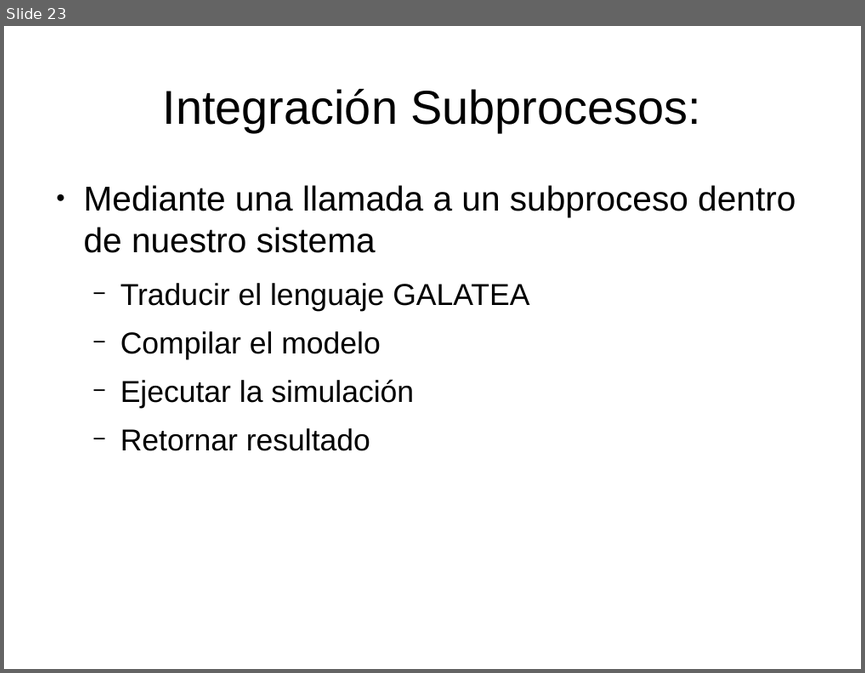
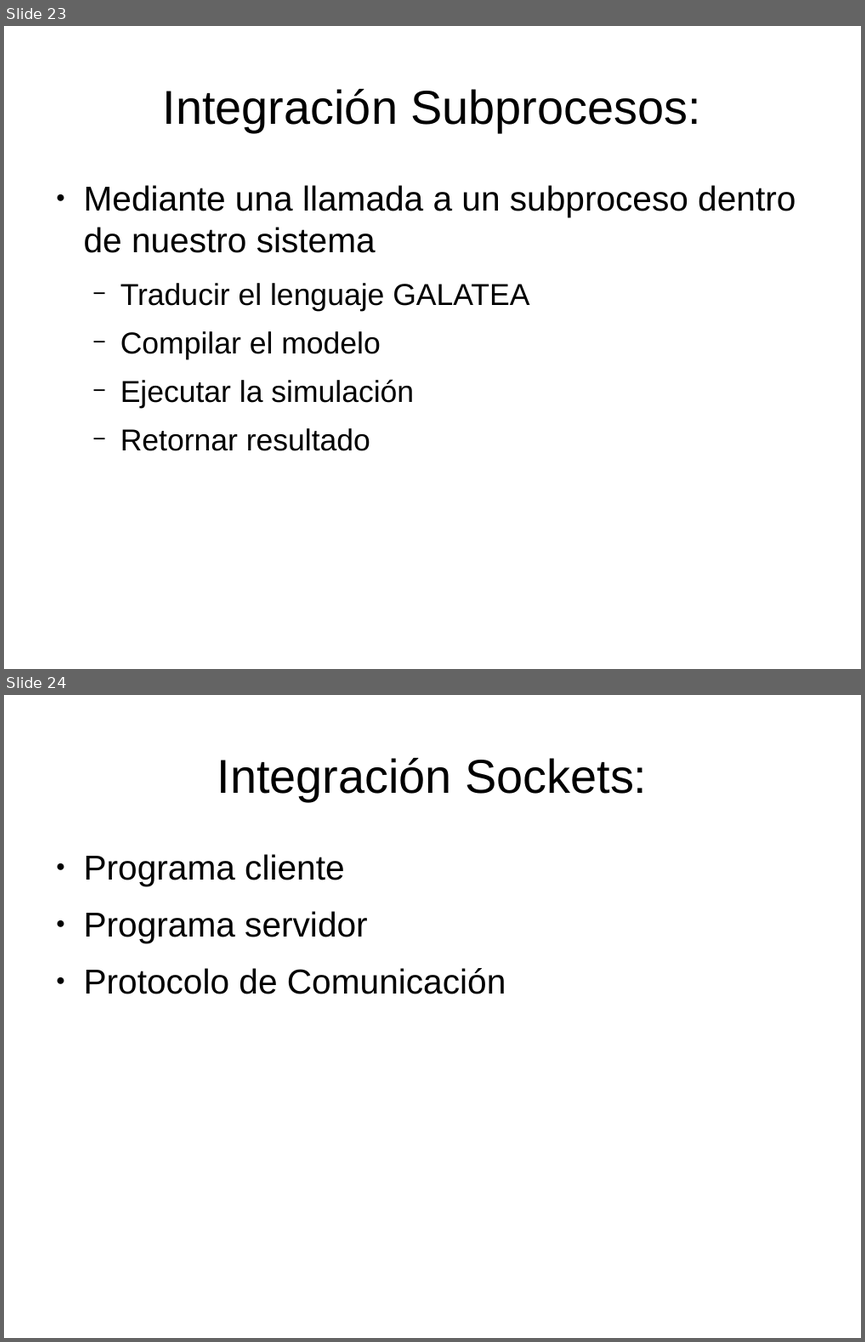
Before and after one commit to velasquezerik/tesis-doc, a slide deck: Presentacion/Presentacion Tesis.odp. Shown one above the other, each under a label of ours: slide 23 before the commit, slides 23 and 24 after it. The pictures are 865x673 and 865x1342 pixels, drawn with LibreOffice and Linux fonts; fonts in the diff are those of the drawing. Boxes give left, top, right and bottom in pixels: in the first picture for what was removed or moved away, otherwise in the second. Text is boxed around its words. In the diff, an @@ line names an element or a change of style, - is before the commit and + after.

```diff
--- a/Presentacion/Presentacion Tesis.odp
+++ b/Presentacion/Presentacion Tesis.odp
@@ slide 24 added at box(4, 695, 861, 1338), background #FFFFFF @@
@@ title added at box(217, 758, 647, 801), 44 pt, text #000000 @@
+Integración Sockets:
@@ text added at box(84, 854, 506, 994), 32 pt, text #000000 @@
+● Programa cliente
+● Programa servidor
+● Protocolo de Comunicación
```
Also in this commit, not shown: 12 other slides added, 4 other files.
